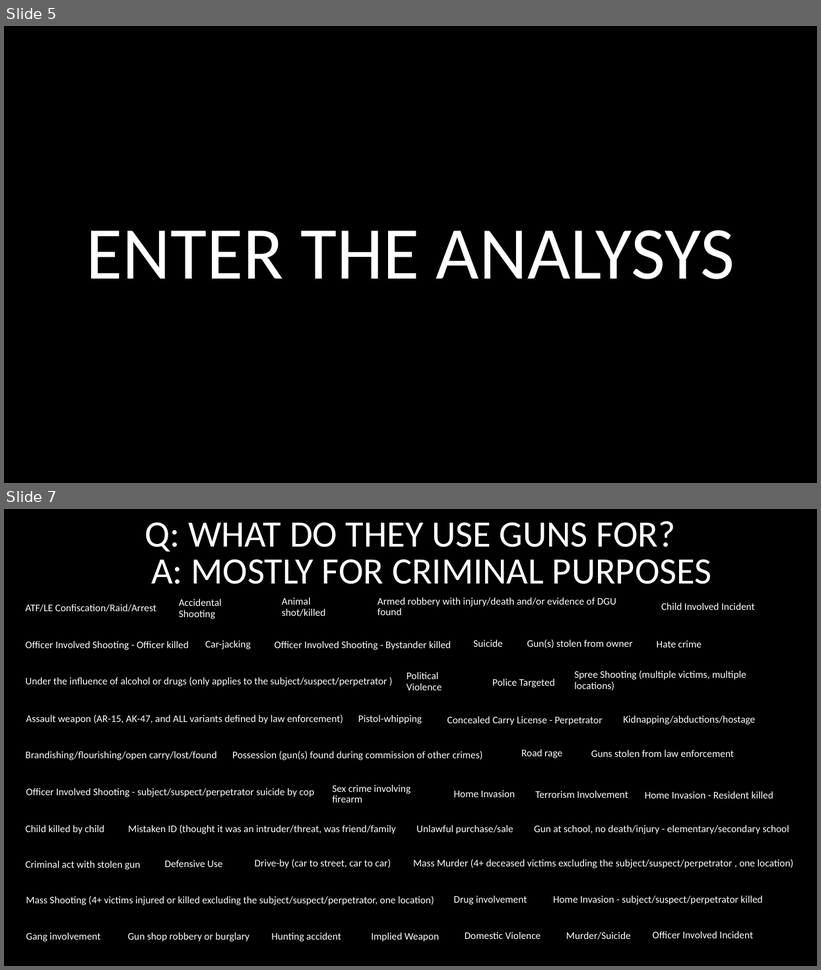
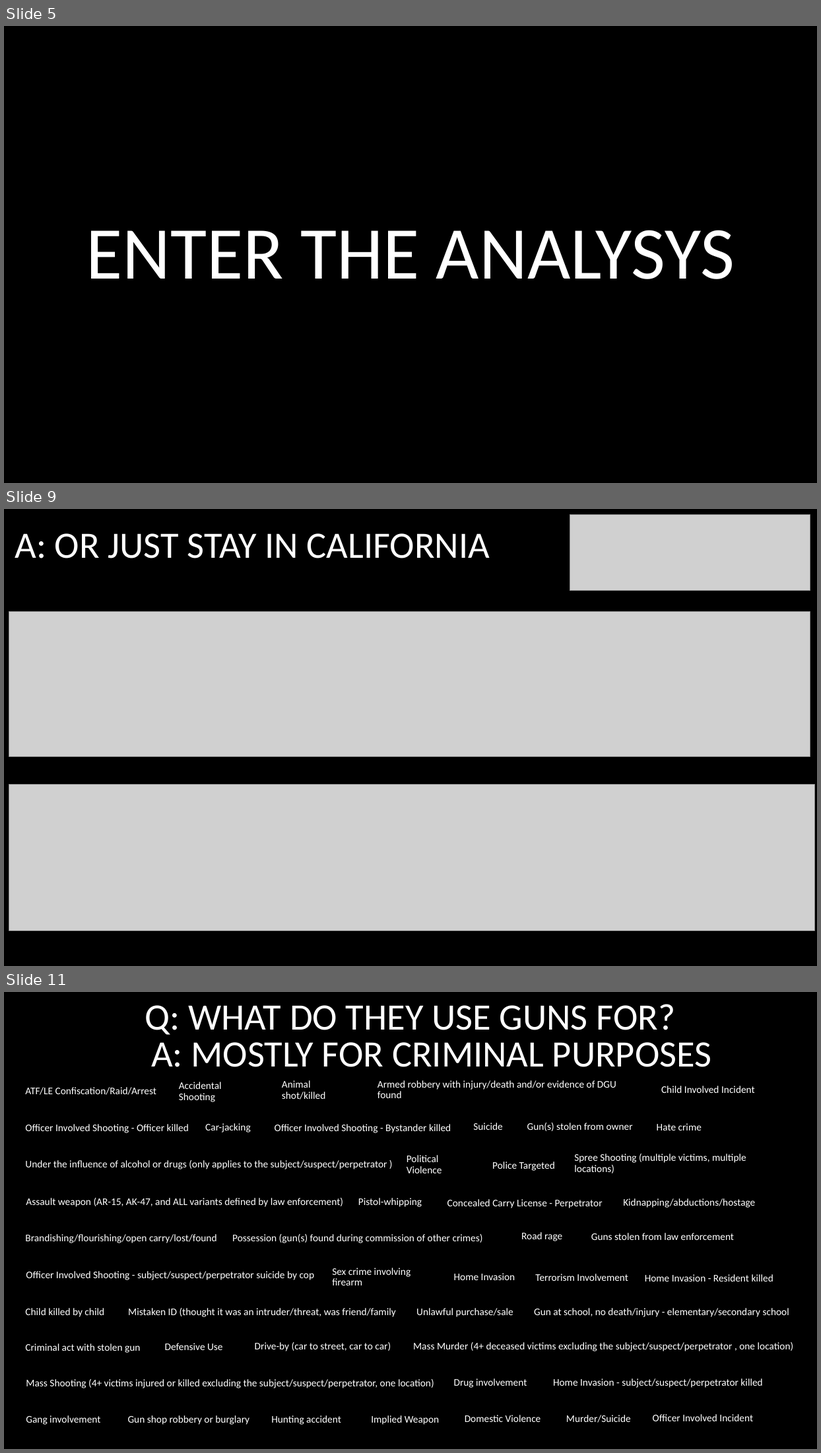
Before and after one commit to Demarsch/gun-violence, a slide deck: Presentation/Gun Violence.pptx. Shown one above the other, each under a label of ours: slides 5 and 7 before the commit, slides 5, 9 and 11 after it; the slides between them are not shown. The pictures are 821x970 and 821x1453 pixels, drawn with LibreOffice and Linux fonts; fonts in the diff are those of the drawing; grey boxes stand for pictures; background and template pictures are left out. Boxes give left, top, right and bottom in pixels: in the first picture for what was removed or moved away, otherwise in the second. Text is boxed around its words. In the diff, an @@ line names an element or a change of style, - is before the commit and + after.

```diff
--- a/Presentation/Gun Violence.pptx
+++ b/Presentation/Gun Violence.pptx
@@ slide 9 added at (4,509,817,966), background picture (left out) @@
@@ picture added at (570,514,811,591) @@
@@ text added at (15,533,490,559), 44 pt, text #FFFFFF @@
+A: OR JUST STAY IN CALIFORNIA
@@ picture added at (9,611,811,757) @@
@@ picture added at (9,785,815,931) @@
@@ what was slide 7 is now slide 11 @@
```
Also in this commit, not shown: 1 slide changed, 4 other slides added, 1 slide removed, 6 other files.
